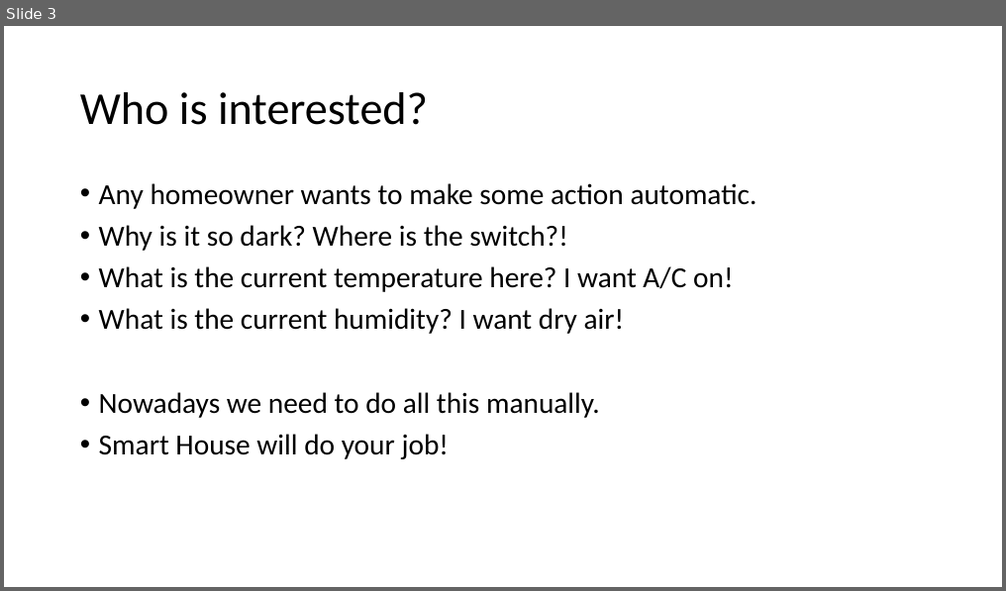
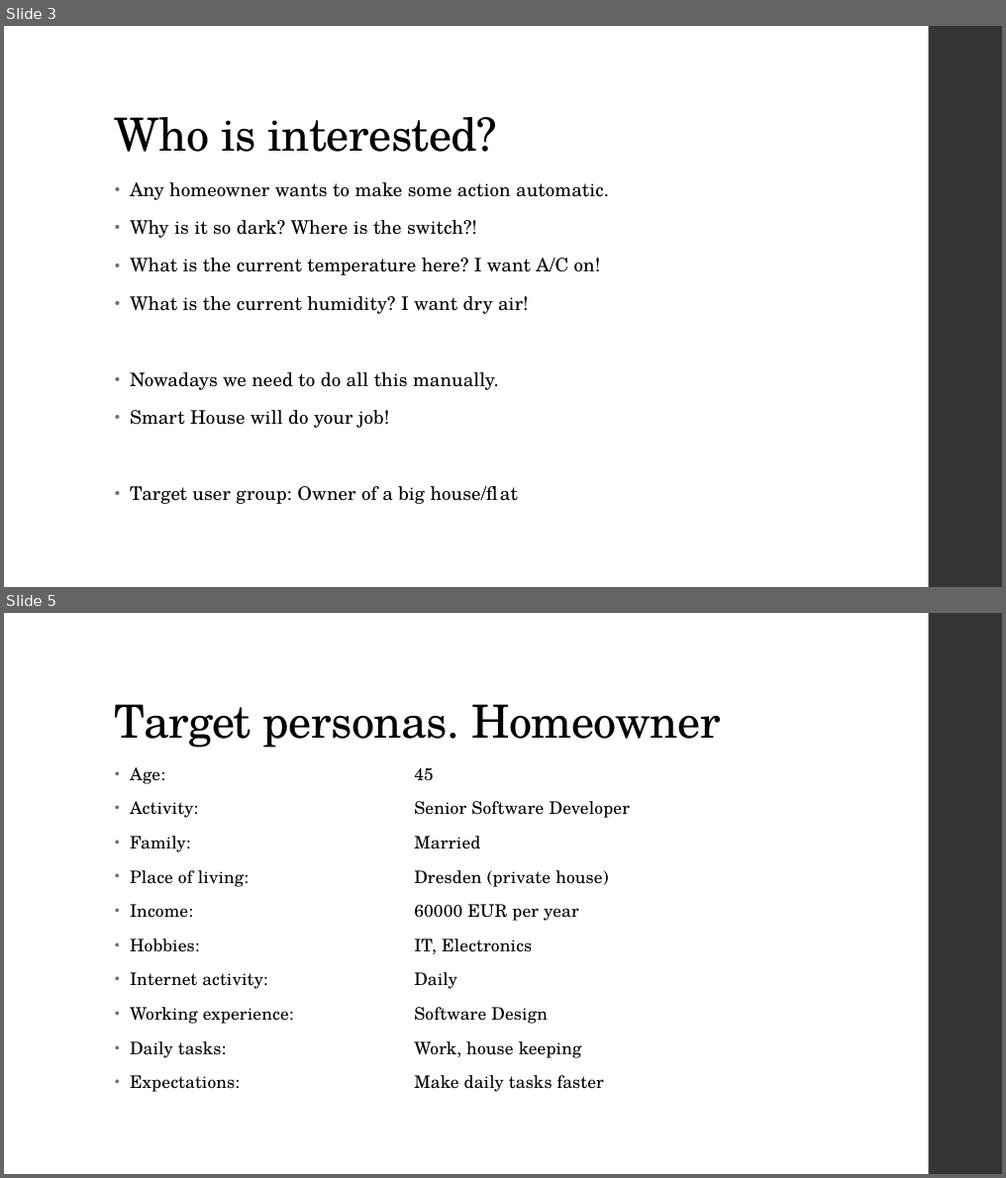
Before and after one commit to DmitryMI/EamaProject, a slide deck: Documentation/App idea.pptx. Shown one above the other, each under a label of ours: slide 3 before the commit, slides 3 and 5 after it; the slides between them are not shown. The pictures are 1006x591 and 1006x1178 pixels, drawn with LibreOffice and Linux fonts; fonts in the diff are those of the drawing. Boxes give left, top, right and bottom in pixels: in the first picture for what was removed or moved away, otherwise in the second. Text is boxed around its words. In the diff, an @@ line names an element or a change of style, - is before the commit and + after.

```diff
--- a/Documentation/App idea.pptx
+++ b/Documentation/App idea.pptx
@@ slide 5 added at box(4, 613, 1002, 1174), background #FFFFFF; not listed: 1 template element that a slide beside it also shows @@
@@ title added at box(115, 704, 720, 748), 44 pt, text #000000 @@
+Target personas. Homeowner
@@ text added at box(130, 767, 631, 1092), 16.6 pt, text #000000 @@
+• Age: 45
+• Activity: Senior Software Developer
+• Family: Married
+• Place of living: Dresden (private house)
+• Income: 60000 EUR per year
+• Hobbies: IT, Electronics
+• Internet activity: Daily
+• Working experience: Software Design
+• Daily tasks: Work, house keeping
+• Expectations: Make daily tasks faster
@@ slide 3 changed as well @@
@@ rectangle added at box(929, 26, 1002, 587), fill #353537 @@
@@ title "Who is interested?": place and size @@
-title "Who is interested?" at box(80, 92, 428, 125)
+title "Who is interested?" at box(115, 117, 498, 152)
@@ title "Who is interested?" at box(115, 117, 498, 152): font Calibri to TeX Gyre Schola, letter spacing 0 to -0.5 pt; vertical alignment middle to bottom @@
@@ text "Any homeowner wants to make ...": place and size @@
-text "Any homeowner wants to make ..." at box(99, 183, 757, 460)
+text "Any homeowner wants to make ..." at box(130, 182, 609, 504)
@@ text at box(130, 182, 609, 428): size 28 to 18 pt, font Calibri to TeX Gyre Schola, letter spacing 0 to 0.1 pt in "Any homeowner wants to make some action ...", "Why is it so dark? Where is ...", "What is the current temperature here? I ...", "What is the current humidity? I want ..." and 2 more places; indent changed; line spacing 0.9 to 0.95; more space between paragraphs @@
@@ text at box(130, 486, 498, 504): paragraph added @@
+• Target user group: Owner of a big house/flat
```
Also in this commit, not shown: 10 other slides changed, 3 other slides added, 1 slide removed, 3 other files.
